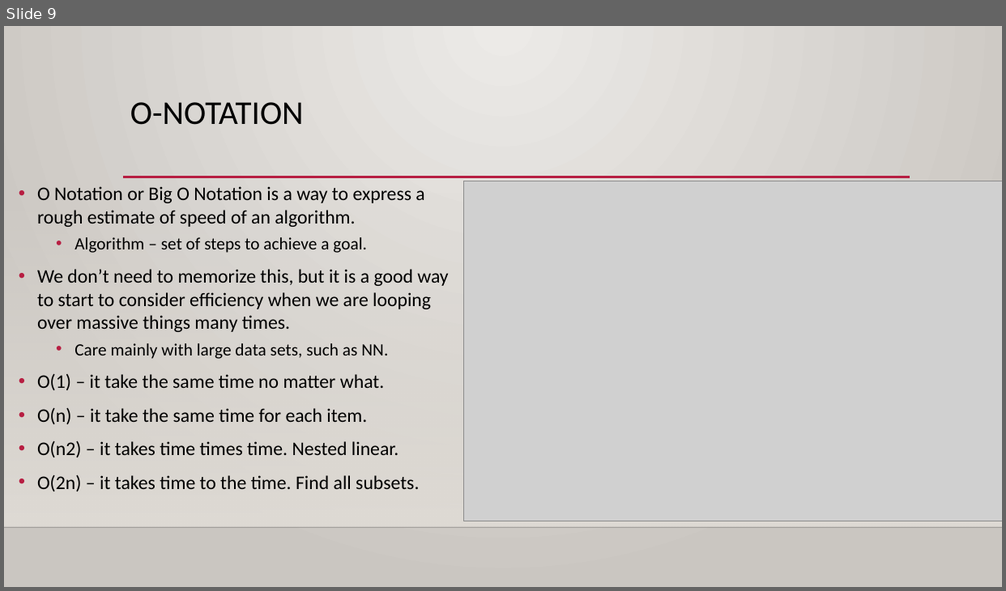
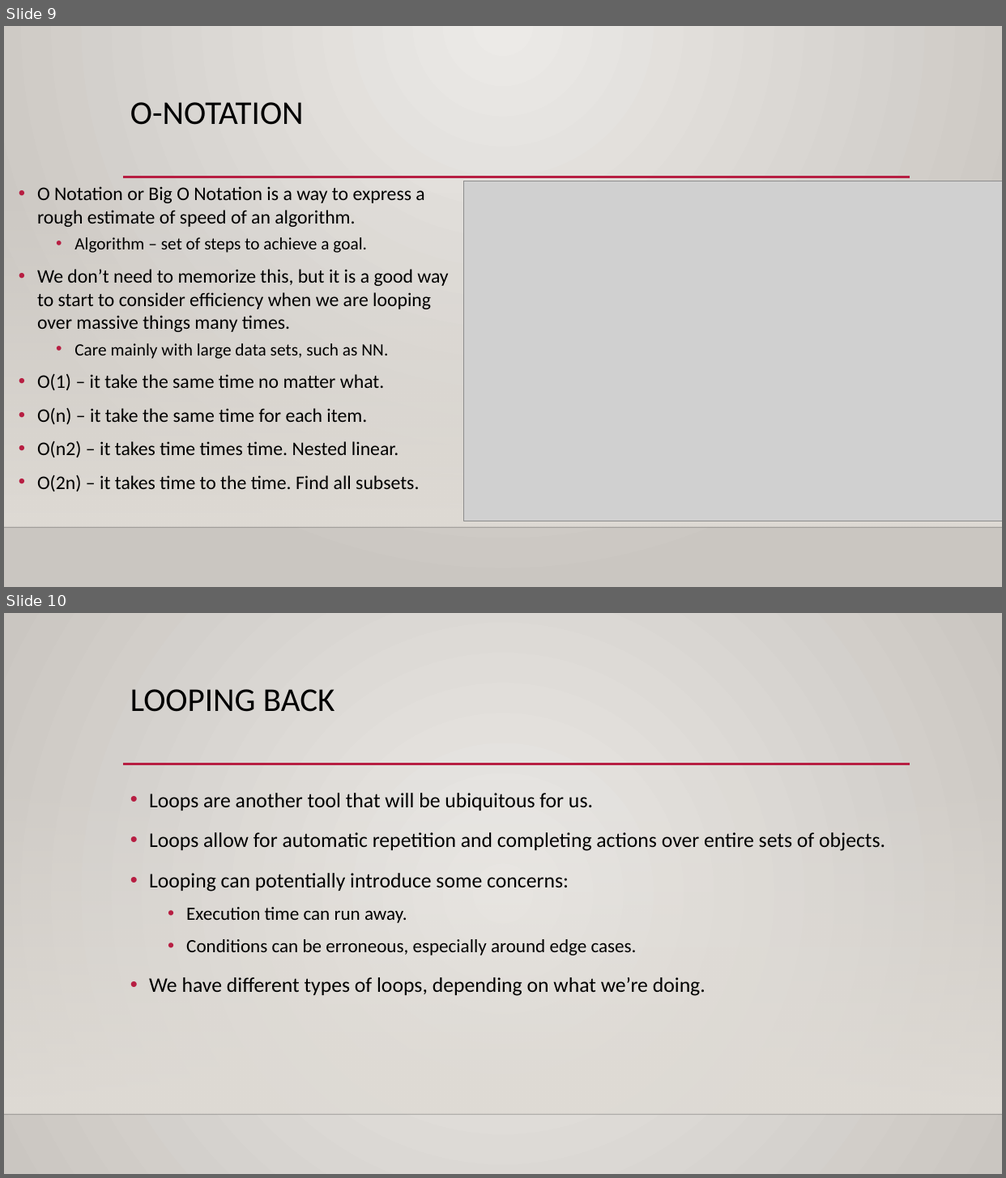
Before and after one commit to okohnkay/Programming_Basics_for_ML, a slide deck: course_material/slides/003_loops.pptx. Shown one above the other, each under a label of ours: slide 9 before the commit, slides 9 and 10 after it. The pictures are 1006x591 and 1006x1178 pixels, drawn with LibreOffice and Linux fonts; fonts in the diff are those of the drawing; grey boxes stand for pictures; background and template pictures are left out. Boxes give left, top, right and bottom in pixels: in the first picture for what was removed or moved away, otherwise in the second. Text is boxed around its words. In the diff, an @@ line names an element or a change of style, - is before the commit and + after.

```diff
--- a/course_material/slides/003_loops.pptx
+++ b/course_material/slides/003_loops.pptx
@@ slide 10 added at [4, 613, 1002, 1174], background gradient #ECEAE7 to #CAC7C1; not listed: 3 template elements that a slide beside it also shows @@
@@ title added at [130, 689, 335, 712], 32 pt, text #000000 @@
+LOOPING BACK
@@ text added at [149, 793, 885, 996], 20 pt, text #000000 @@
+• Loops are another tool that will be ubiquitous for us.
+• Loops allow for automatic repetition and completing actions over entire sets of objects.
+• Looping can potentially introduce some concerns:
+  • Execution time can run away.
+  • Conditions can be erroneous, especially around edge cases.
+• We have different types of loops, depending on what we’re doing.
```
Also in this commit, not shown: 2 other files.
